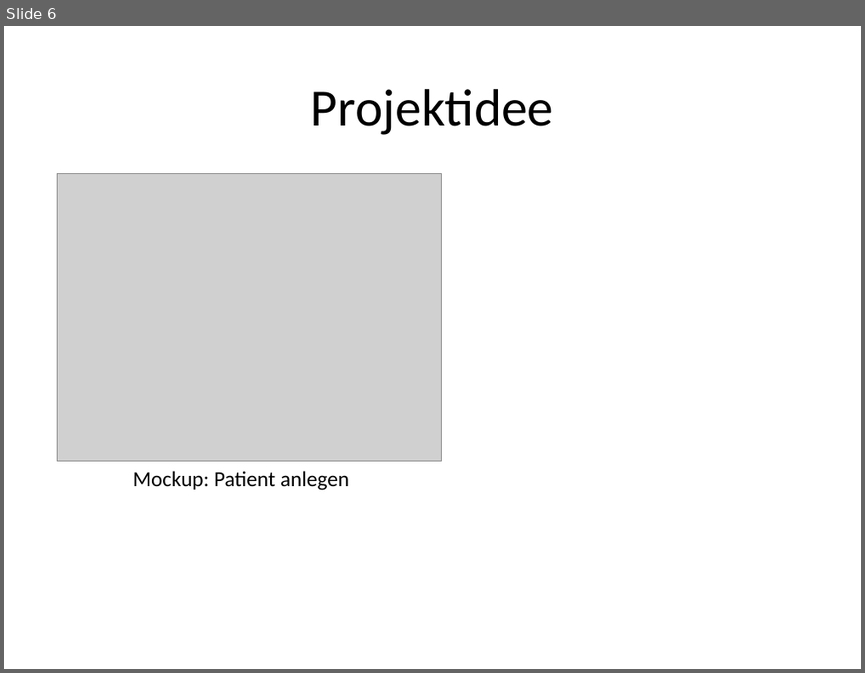
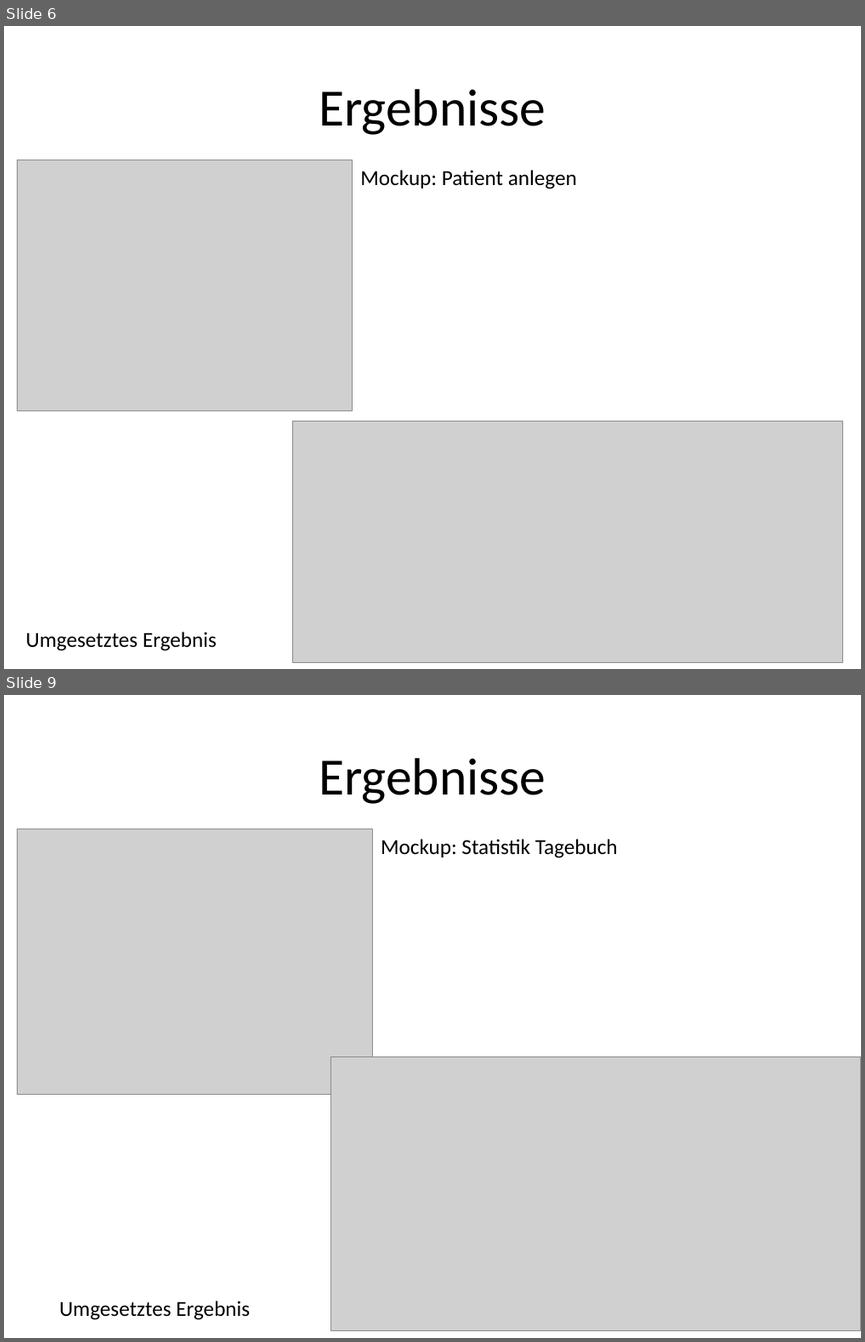
Before and after one commit to valeriapag/E-Mood-Tracker, a slide deck: Doku/endpräsentation-ehalth.pptx. Shown one above the other, each under a label of ours: slide 6 before the commit, slides 6 and 9 after it; the slides between them are not shown. The pictures are 865x673 and 865x1342 pixels, drawn with LibreOffice and Linux fonts; fonts in the diff are those of the drawing; grey boxes stand for pictures. Boxes give left, top, right and bottom in pixels: in the first picture for what was removed or moved away, otherwise in the second. Text is boxed around its words. In the diff, an @@ line names an element or a change of style, - is before the commit and + after.

```diff
--- a/Doku/endpräsentation-ehalth.pptx
+++ b/Doku/endpräsentation-ehalth.pptx
@@ slide 9 added at box(4, 695, 861, 1338), background #FFFFFF @@
@@ title added at box(318, 758, 545, 804), 44 pt, text #000000 @@
+Ergebnisse
@@ picture added at box(18, 828, 372, 1095) @@
@@ text added at box(381, 839, 618, 858), 18 pt, text #000000 @@
+Mockup: Statistik Tagebuch
@@ picture added at box(330, 1056, 861, 1330) @@
@@ text added at box(59, 1300, 250, 1320), 18 pt, text #000000 @@
+Umgesetztes Ergebnis
@@ slide 6 changed as well @@
@@ title at box(318, 89, 545, 135): text changed @@
-Projektidee
+Ergebnisse
@@ picture: place and size @@
-picture at box(57, 173, 441, 461)
+picture at box(18, 159, 352, 411)
@@ text "Mockup: Patient anlegen": place and size @@
-text "Mockup: Patient anlegen" at box(133, 471, 349, 490)
+text "Mockup: Patient anlegen" at box(360, 170, 577, 189)
@@ picture added at box(293, 421, 843, 662) @@
@@ text added at box(26, 631, 216, 651), 18 pt, text #000000 @@
+Umgesetztes Ergebnis
```
Also in this commit, not shown: 4 other slides changed, 13 other slides added, 2 slides removed, 1 other file.
